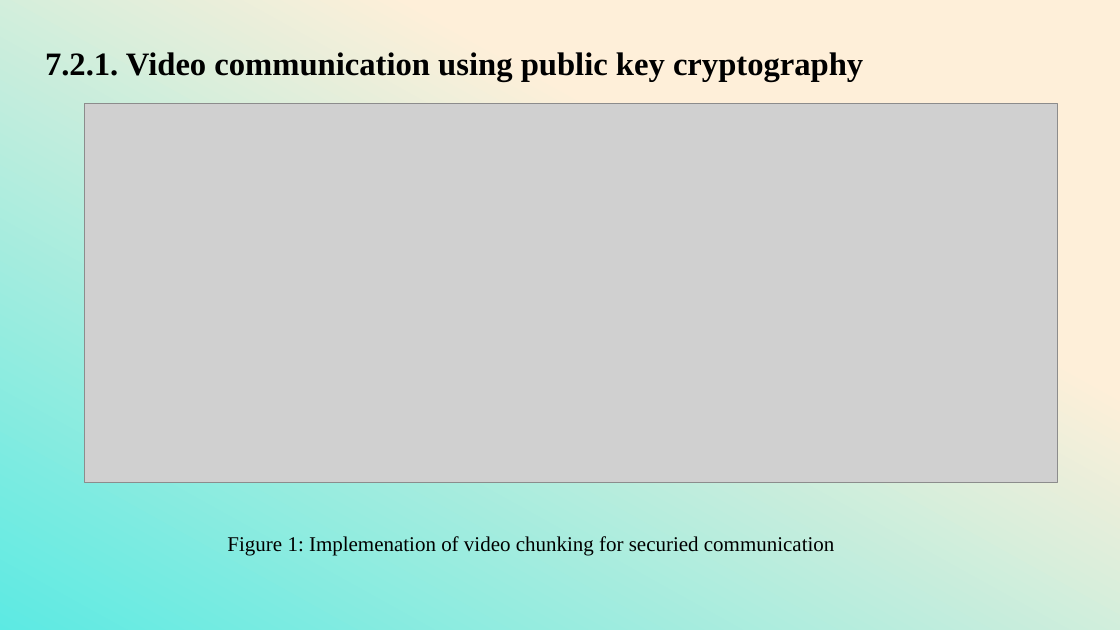
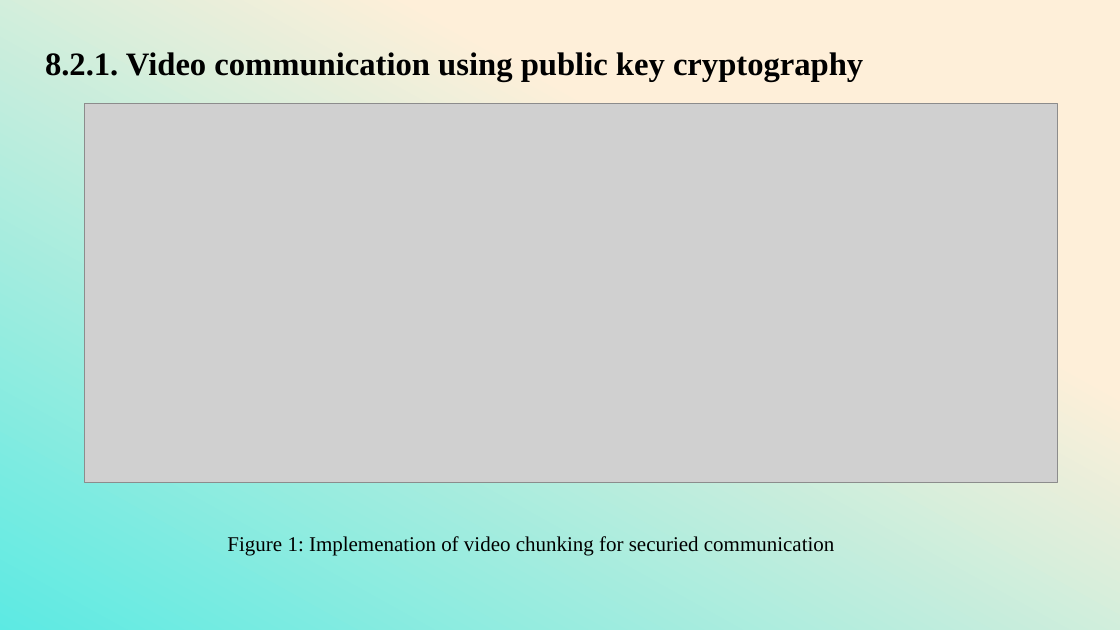
Before and after one commit to lateefcode2101/CipherSheild, a slide deck: slide 13 of docs/ppt/MP-new.pptx (slide 14 before the commit). Drawn at 1120x630 pixels with LibreOffice and Linux fonts; fonts in the diff are those of the drawing; grey boxes stand for pictures. Boxes give left, top, right and bottom in pixels: in the first picture for what was removed or moved away, otherwise in the second. Text is boxed around its words. In the diff, an @@ line names an element or a change of style, - is before the commit and + after.

```diff
--- a/docs/ppt/MP-new.pptx
+++ b/docs/ppt/MP-new.pptx
@@ text at (45, 52, 863, 81): text changed @@
-7.2.1. Video communication using public key cryptography
+8.2.1. Video communication using public key cryptography
```
Also in this commit, not shown: 4 other slides changed, 2 slides added, 2 slides removed, 15 other files.
